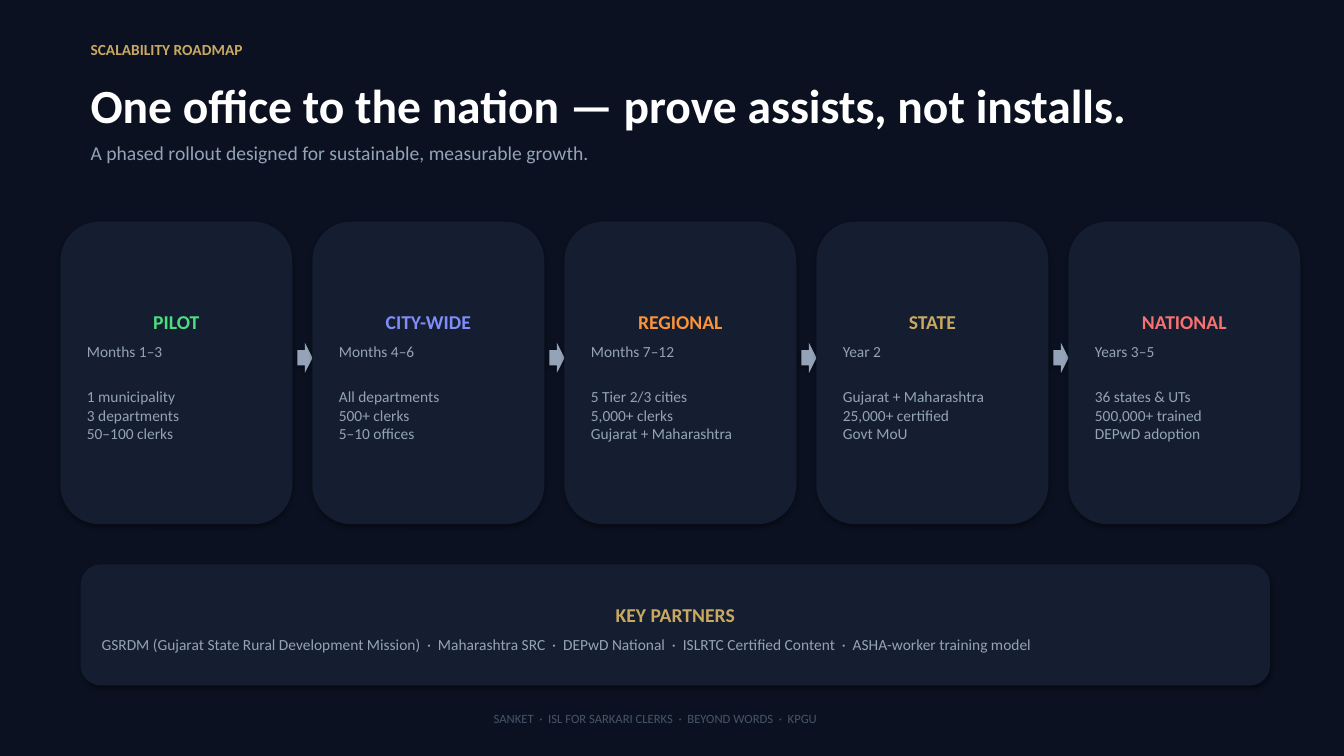
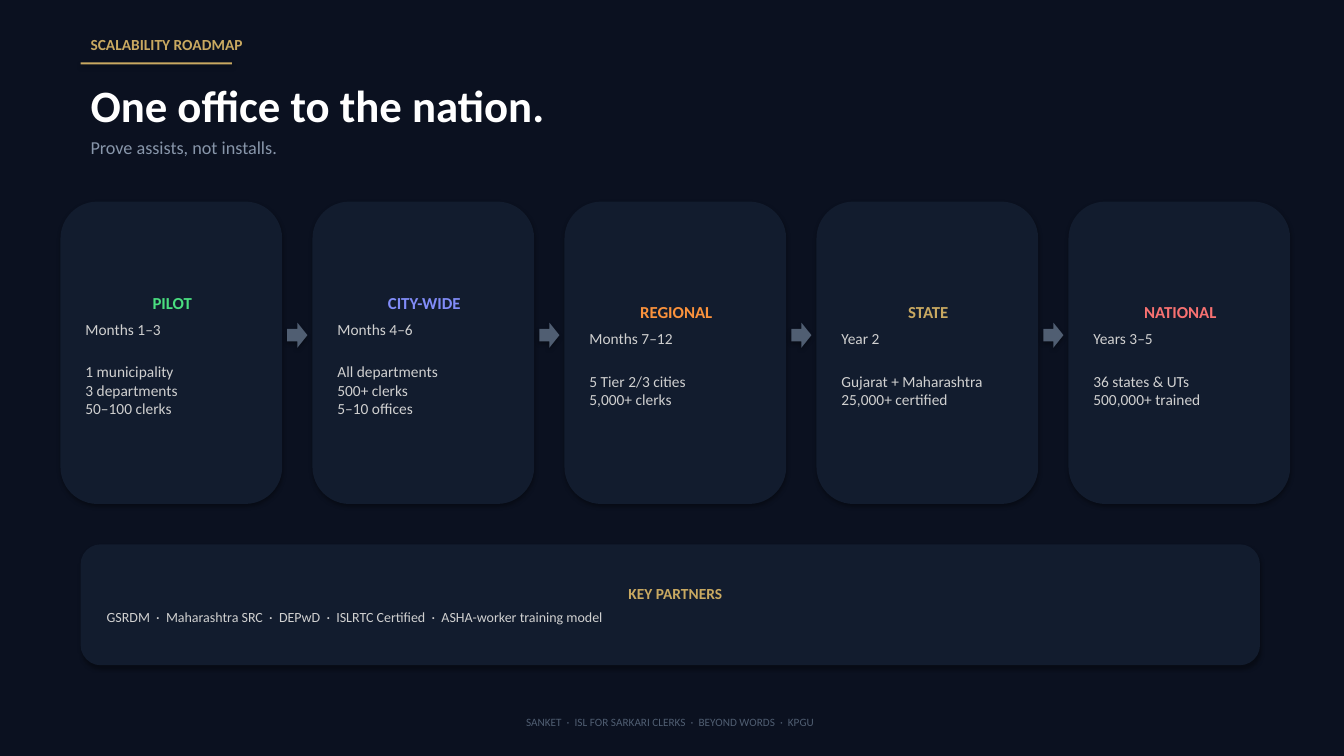
Before and after one commit to rudrakhairnar16-bit/sanket, a slide deck: slide 7 of deliverables/Sanket-Pitch-Deck-Yuva6.pptx. Drawn at 1344x756 pixels with LibreOffice and Linux fonts; fonts in the diff are those of the drawing. Boxes give left, top, right and bottom in pixels: in the first picture for what was removed or moved away, otherwise in the second. Text is boxed around its words. In the diff, an @@ line names an element or a change of style, - is before the commit and + after.

```diff
--- a/deliverables/Sanket-Pitch-Deck-Yuva6.pptx
+++ b/deliverables/Sanket-Pitch-Deck-Yuva6.pptx
@@ text "SCALABILITY ROADMAP": place and size @@
-text "SCALABILITY ROADMAP" at [91, 45, 243, 55]
+text "SCALABILITY ROADMAP" at [91, 40, 243, 50]
@@ rectangle added at [81, 63, 232, 65], fill #C9A961 @@
@@ text at [91, 90, 544, 123]: text changed; size 34 to 32 pt @@
-One office to the nation — prove assists, not installs.
+One office to the nation.
@@ text removed at [91, 146, 588, 164] @@
-A phased rollout designed for sustainable, measurable growth.
@@ text added at [91, 141, 277, 156], 13 pt, text #8896AA @@
+Prove assists, not installs.
@@ rounded rectangle "PILOT": place and size @@
-rounded rectangle "PILOT" at [60, 222, 292, 524]
+rounded rectangle "PILOT" at [60, 202, 282, 504]
@@ rounded rectangle "PILOT" at [60, 202, 282, 504]: size 14 to 12 pt in "PILOT"; text colour #94A3B8 to #D0D0D0; less space between paragraphs; fill #141E30 to #121C2E @@
@@ rounded rectangle "CITY-WIDE": place and size @@
-rounded rectangle "CITY-WIDE" at [313, 222, 544, 524]
+rounded rectangle "CITY-WIDE" at [313, 202, 534, 504]
@@ rounded rectangle "CITY-WIDE" at [313, 202, 534, 504]: size 14 to 12 pt in "CITY-WIDE"; text colour #94A3B8 to #D0D0D0 in "Months 4–6", "All departments 500+ clerks 5–10 offices"; less space between paragraphs; fill #141E30 to #121C2E @@
@@ rounded rectangle "REGIONAL": place and size @@
-rounded rectangle "REGIONAL" at [565, 222, 797, 524]
+rounded rectangle "REGIONAL" at [565, 202, 786, 504]
@@ rounded rectangle "STATE": place and size @@
-rounded rectangle "STATE" at [817, 222, 1049, 524]
+rounded rectangle "STATE" at [817, 202, 1038, 504]
@@ rounded rectangle "NATIONAL": place and size @@
-rounded rectangle "NATIONAL" at [1069, 222, 1301, 524]
+rounded rectangle "NATIONAL" at [1069, 202, 1291, 504]
@@ fill #94A3B8 to #505E72 in 4 elements at [1044, 323, 1064, 348], [539, 323, 560, 348], [791, 323, 812, 348], [287, 323, 308, 348] @@
@@ right arrow: place and size @@
-right arrow at [297, 343, 313, 373]
+right arrow at [287, 323, 308, 348]
@@ right arrow: place and size @@
-right arrow at [549, 343, 565, 373]
+right arrow at [539, 323, 560, 348]
@@ text in rounded rectangle at [589, 307, 712, 344]: size 14 to 12 pt in "REGIONAL"; text colour #94A3B8 to #D0D0D0 in "Months 7–12"; less space between paragraphs @@
@@ right arrow: place and size @@
-right arrow at [802, 343, 817, 373]
+right arrow at [791, 323, 812, 348]
@@ text in rounded rectangle at [841, 307, 948, 344]: size 14 to 12 pt in "STATE"; text colour #94A3B8 to #D0D0D0 in "Year 2"; less space between paragraphs @@
@@ right arrow: place and size @@
-right arrow at [1054, 343, 1069, 373]
+right arrow at [1044, 323, 1064, 348]
@@ text in rounded rectangle at [1093, 307, 1216, 344]: size 14 to 12 pt in "NATIONAL"; text colour #94A3B8 to #D0D0D0 in "Years 3–5"; less space between paragraphs @@
@@ text in rounded rectangle at [589, 376, 685, 407]: text changed; text colour #94A3B8 to #D0D0D0 @@
-5 Tier 2/3 cities
-5,000+ clerks
-Gujarat + Maharashtra
+5 Tier 2/3 cities
+5,000+ clerks
@@ text in rounded rectangle at [841, 376, 982, 407]: text changed; text colour #94A3B8 to #D0D0D0 @@
-Gujarat + Maharashtra
-25,000+ certified
-Govt MoU
+Gujarat + Maharashtra
+25,000+ certified
@@ text in rounded rectangle at [1093, 376, 1200, 407]: text changed; text colour #94A3B8 to #D0D0D0 @@
-36 states & UTs
-500,000+ trained
-DEPwD adoption
+36 states & UTs
+500,000+ trained
@@ fill #141E30 to #121C2E in 4 elements at [565, 202, 786, 504], [1069, 202, 1291, 504], [817, 202, 1038, 504], [81, 544, 1260, 665] @@
@@ rounded rectangle "KEY PARTNERS": place and size @@
-rounded rectangle "KEY PARTNERS" at [81, 565, 1270, 686]
+rounded rectangle "KEY PARTNERS" at [81, 544, 1260, 665]
@@ text in rounded rectangle at [628, 589, 722, 599]: size 14 to 11 pt in "KEY PARTNERS"; less space between paragraphs @@
@@ text in rounded rectangle at [107, 612, 602, 625]: text changed; size 11 to 10 pt; text colour #94A3B8 to #D0D0D0 @@
-GSRDM (Gujarat State Rural Development Mission) · Maharashtra SRC · DEPwD National · ISLRTC Certified Content · ASHA-worker training model
+GSRDM · Maharashtra SRC · DEPwD · ISLRTC Certified · ASHA-worker training model
@@ text "SANKET · ISL FOR SARKARI ..." at [526, 719, 814, 726]: size 9 to 8 pt, text colour #475569 to #505E72 @@
```
Also in this commit, not shown: 9 other slides changed, 2 other files.
